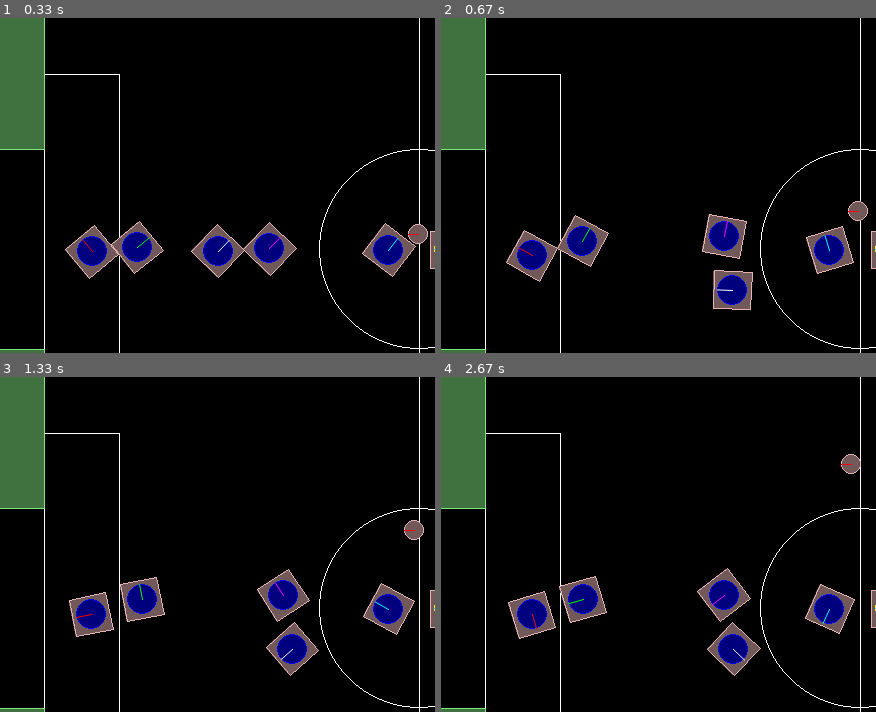
Above: before the commit, frames 1-4 (two rows, left to right).
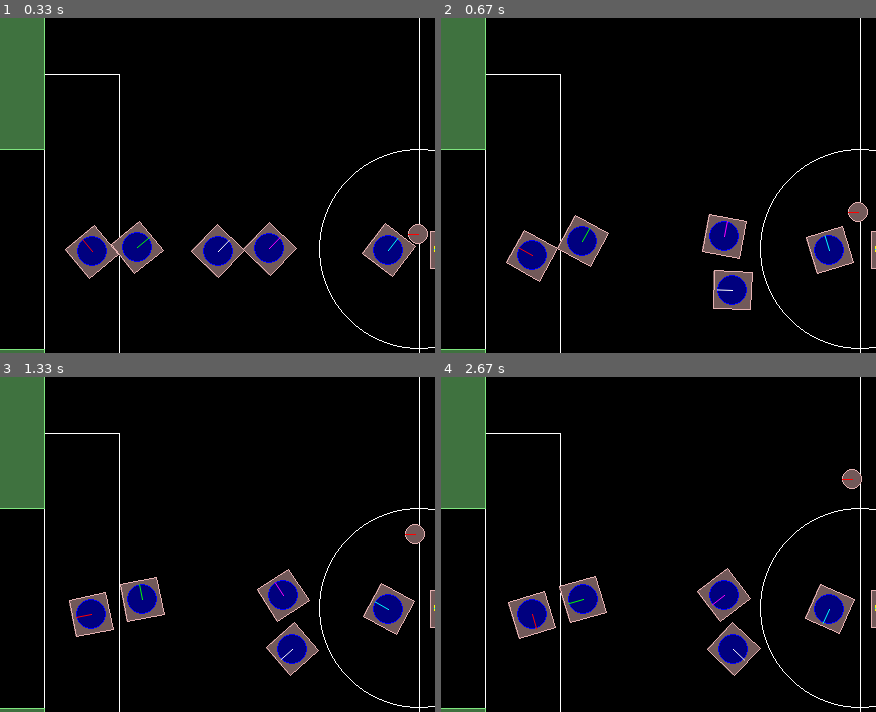
Above: after the commit, the same moments.

Repository: unball/python_simulator
Game: pygame game, started from example.py
Same seed, same stepped clock (60 frames per second), same inputs: the game is played once before the commit and once after it.
Inputs (mouse positions are % of the whole screen's width and height, from its top left):
- Up to frame 1 (0.33 s): no input
- Up to frame 2 (0.67 s): press the mouse at (26, 51) at 0.37 s; move the mouse to (43, 61) at 0.47 s; release the mouse at (60, 72) at 0.6 s
- Up to frame 3 (1.33 s): tap Space at 0.67, 1.07 s; move the mouse to (52, 16) at 1.03 s
- Up to frame 4 (2.67 s): tap Space at 1.37, 1.57, 1.9, 2.2, 2.4 s; move the mouse to (50, 62) at 1.53 s; move the mouse to (70, 42) at 1.87 s; move the mouse to (86, 42) at 2.37 s
The pictures show only the part of the screen within x 2-52%, y 16-66%; the shares and areas given below are measured in that part.

Frame 1 is identical in both runs. In frame 2, less than 0.1% of the frame differs, in the area x 93-99%, y 54-61%; in frame 3, 0.2%; in frame 4, 0.4%, in the area x 91-97%, y 22-34%.

Commit message:
aumentado o atrito da bola com o campo

Diff:
--- a/objects_on_field/physics_engine.py
+++ b/objects_on_field/physics_engine.py
@@ -15,7 +15,7 @@
         self.body = body
 
     def update_friction(self):
-        self.body.linearDamping = 0.2
+        self.body.linearDamping = 0.3
         self.body.angularDamping = 0.0002
 
 class PhysicsRobot(object):
